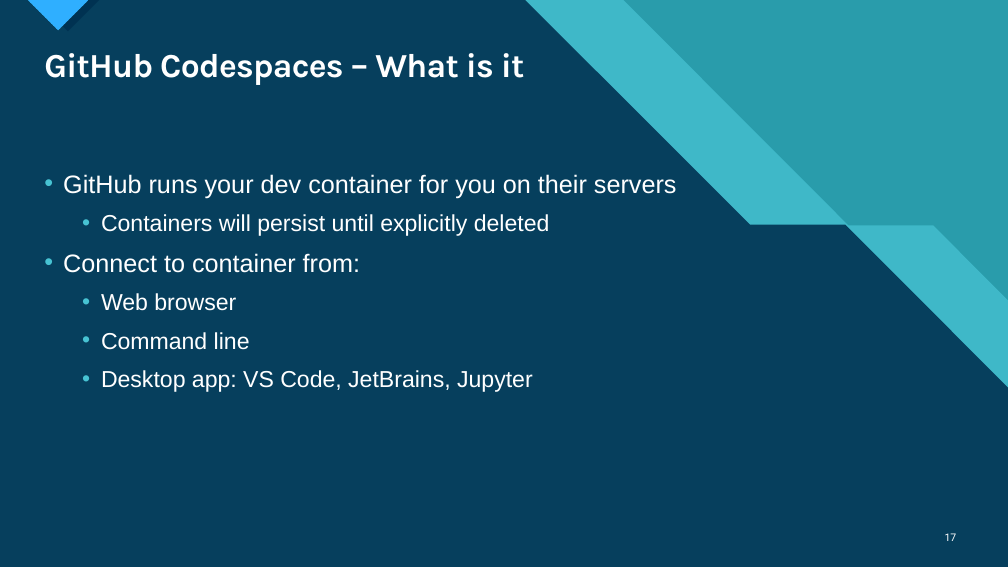
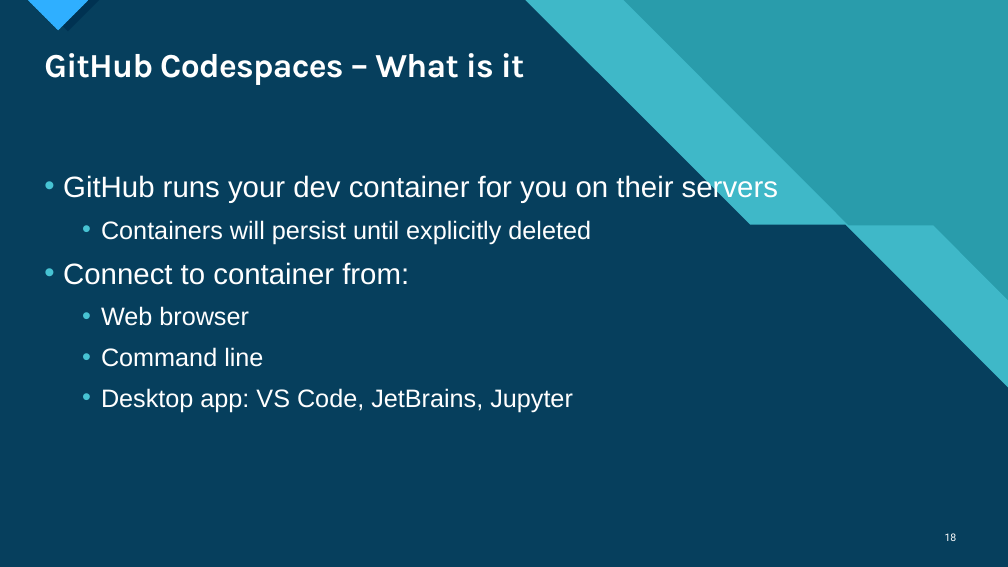
Before and after one commit to deadlydog/Presentation.DevContainersAndGitHubCodespaces, a slide deck: slide 18 of src/Dev Containers and GitHub Codespaces Lunch and Learn.pptx (slide 17 before the commit). Drawn at 1008x567 pixels with LibreOffice and Linux fonts; fonts in the diff are those of the drawing. Boxes give left, top, right and bottom in pixels: in the first picture for what was removed or moved away, otherwise in the second. Text is boxed around its words. In the diff, an @@ line names an element or a change of style, - is before the commit and + after.

```diff
--- a/src/Dev Containers and GitHub Codespaces Lunch and Learn.pptx
+++ b/src/Dev Containers and GitHub Codespaces Lunch and Learn.pptx
@@ text "GitHub runs your dev container ..." at bbox=[63, 174, 778, 412]: size 24 to 28 pt in "GitHub runs your dev container for you ...", "Connect to container from:"; size 22 to 24 pt in "Containers will persist until explicitly deleted", "Web browser", "Command line", "Desktop app: VS Code, JetBrains, Jupyter" @@
@@ page number at bbox=[945, 533, 957, 541]: text changed @@
-17
+18
```
Also in this commit, not shown: 18 other slides changed, 2 slides added, 1 slide removed.
